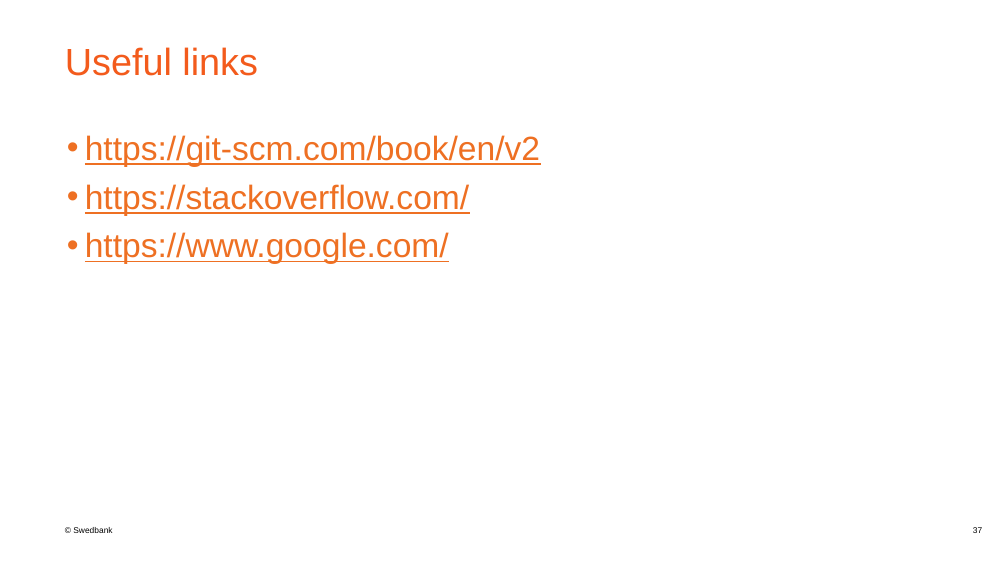
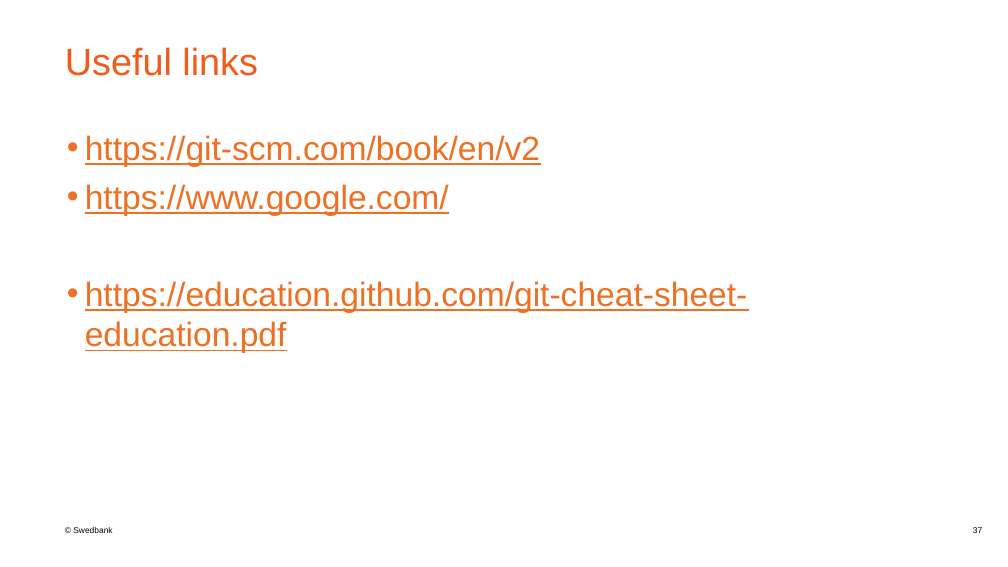
Before and after one commit to JurgisSi/git-slides, a slide deck: slide 37 of GIT pagrindai.pptx. Drawn at 1008x567 pixels with LibreOffice and Linux fonts; fonts in the diff are those of the drawing; background and template pictures are left out. Boxes give left, top, right and bottom in pixels: in the first picture for what was removed or moved away, otherwise in the second. Text is boxed around its words. In the diff, an @@ line names an element or a change of style, - is before the commit and + after.

Commit message:
add cheatsheet link

```diff
--- a/GIT pagrindai.pptx
+++ b/GIT pagrindai.pptx
@@ text at (x1=85, y1=184, x2=469, y2=216): paragraph removed @@
-• https://stackoverflow.com/
@@ text at (x1=85, y1=281, x2=748, y2=353): paragraph added @@
+• https://education.github.com/git-cheat-sheet-education.pdf
```
